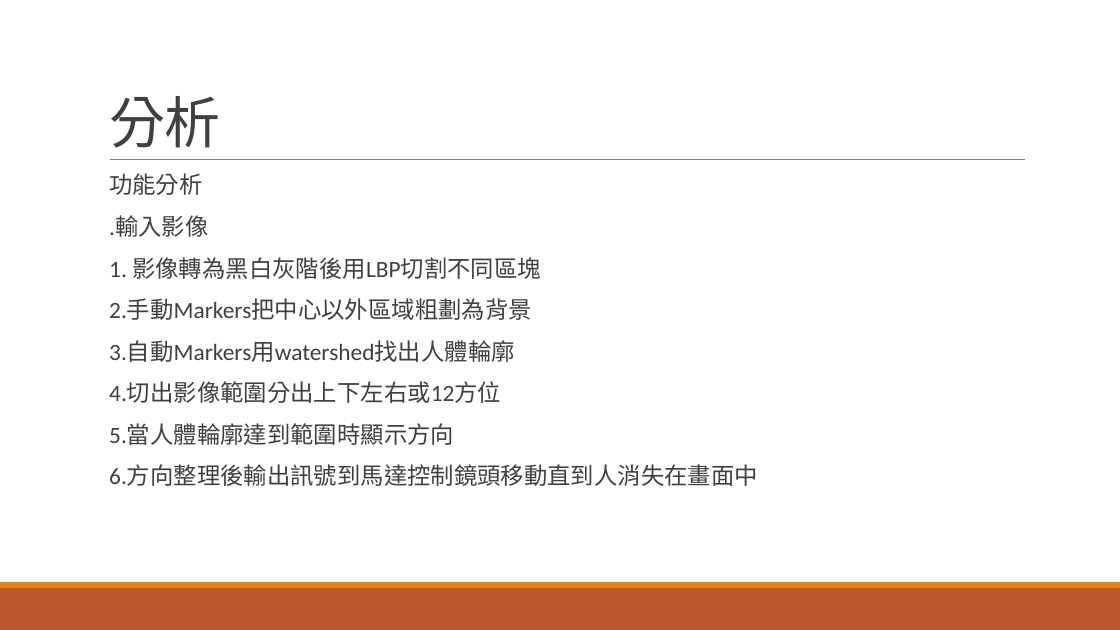
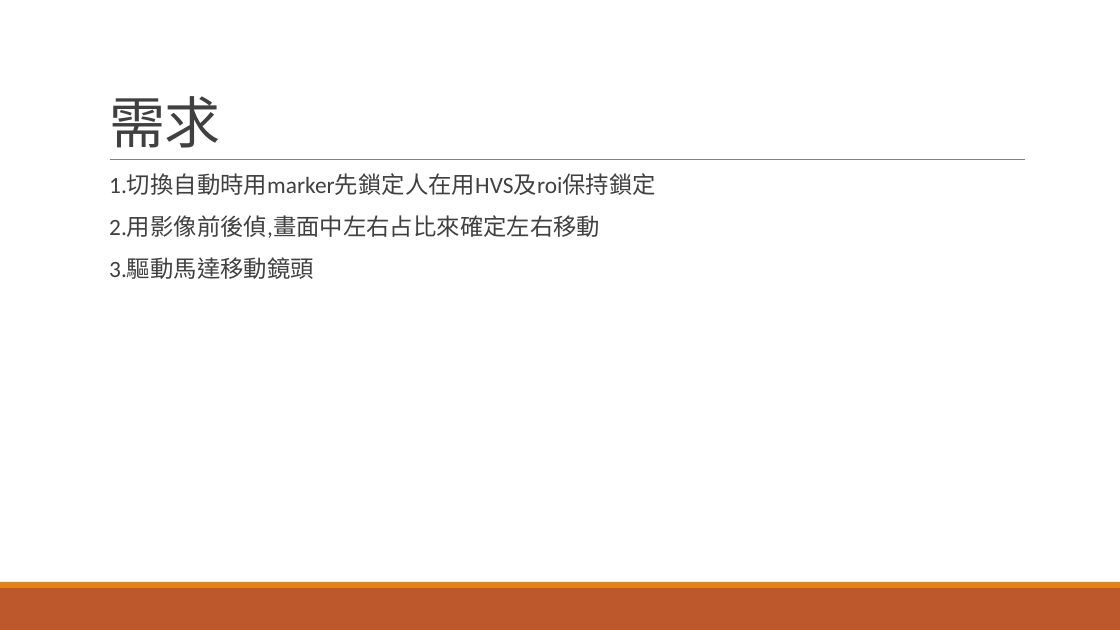
Before and after one commit to choutengfeng/1092, a slide deck: slide 4 of 0652074_1092影像辨識.pptx (slide 3 before the commit). Drawn at 1120x630 pixels with LibreOffice and Linux fonts; fonts in the diff are those of the drawing. Boxes give left, top, right and bottom in pixels: in the first picture for what was removed or moved away, otherwise in the second. Text is boxed around its words. In the diff, an @@ line names an element or a change of style, - is before the commit and + after.

```diff
--- a/0652074_1092影像辨識.pptx
+++ b/0652074_1092影像辨識.pptx
@@ title at box(109, 96, 220, 148): text changed @@
-分析
+需求
@@ text at box(109, 174, 656, 279): text changed @@
-  功能分析
-  .輸入影像
-  1. 影像轉為黑白灰階後用LBP切割不同區塊
-  2.手動Markers把中心以外區域粗劃為背景
-  3.自動Markers用watershed找出人體輪廓
-  4.切出影像範圍分出上下左右或12方位
-  5.當人體輪廓達到範圍時顯示方向
-  6.方向整理後輸出訊號到馬達控制鏡頭移動直到人消失在畫面中
+  1.切換自動時用marker先鎖定人在用HVS及roi保持鎖定
+  2.用影像前後偵,畫面中左右占比來確定左右移動
+  3.驅動馬達移動鏡頭
```
Also in this commit, not shown: 1 other slide changed, 5 slides added, 1 slide removed, 1 other file.
